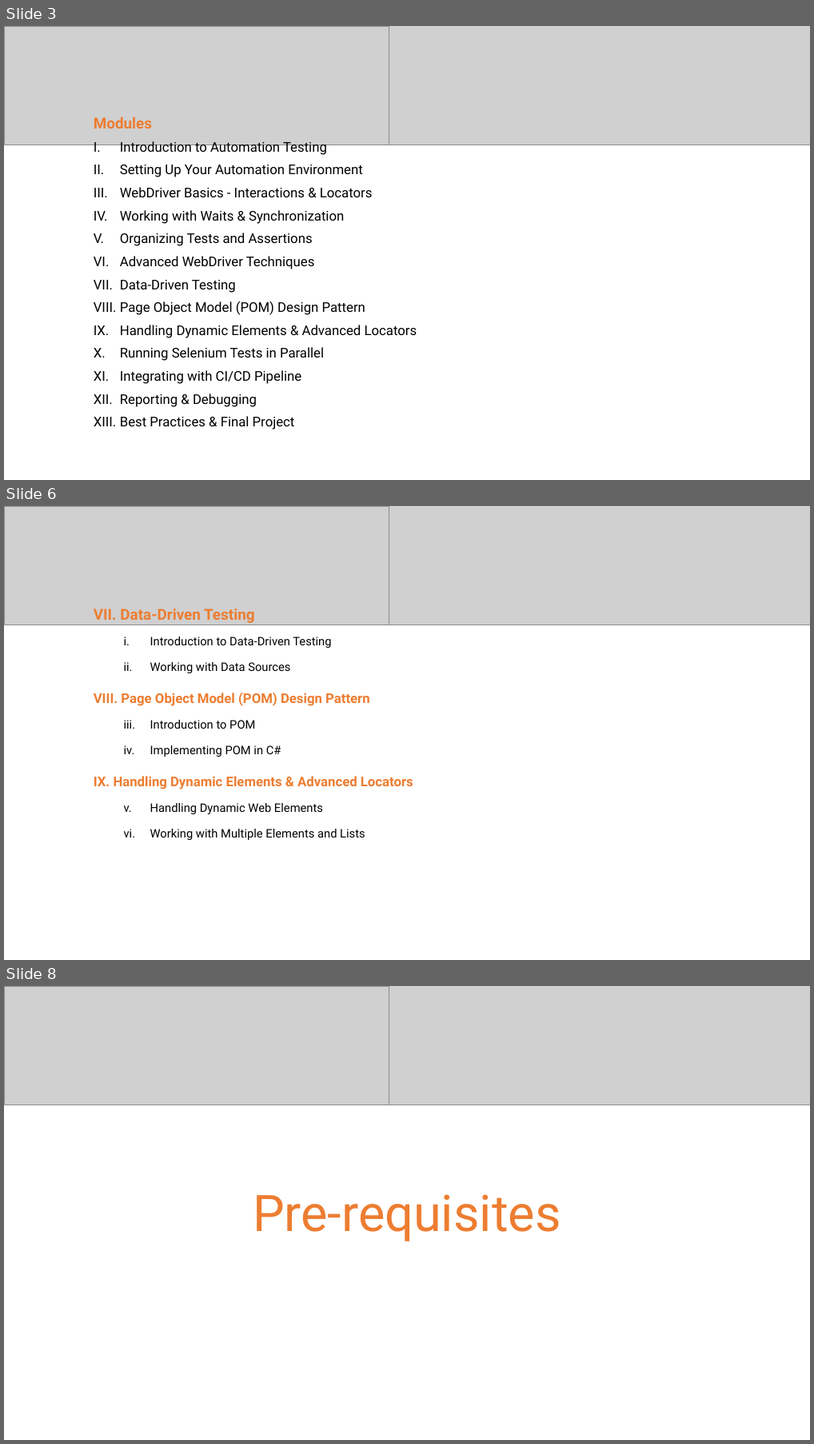
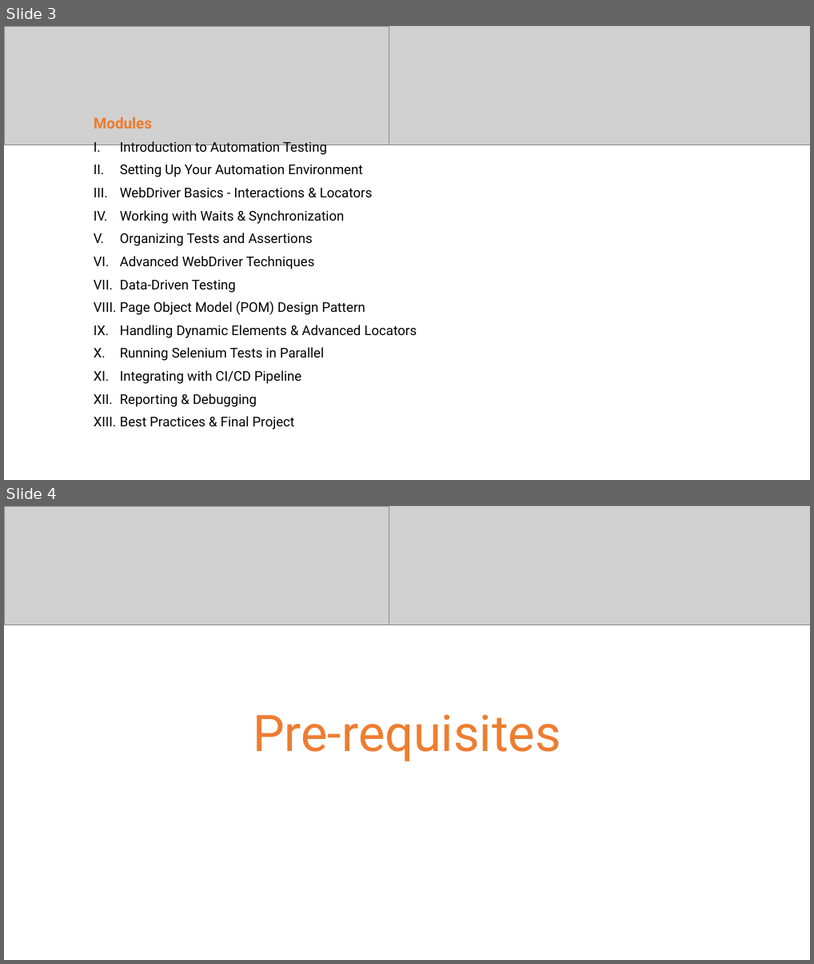
Before and after one commit to jhay0513/ATMBAutoBootCamp, a slide deck: Deck/C# Selenium Test Automation Bootcamp Kick-Off.pptx. Shown one above the other, each under a label of ours: slides 3, 6 and 8 before the commit, slides 3 and 4 after it; the slides between them are not shown. The pictures are 814x1444 and 814x964 pixels, drawn with LibreOffice and Linux fonts; fonts in the diff are those of the drawing; grey boxes stand for pictures. Boxes give left, top, right and bottom in pixels: in the first picture for what was removed or moved away, otherwise in the second. Text is boxed around its words. In the diff, an @@ line names an element or a change of style, - is before the commit and + after.

```diff
--- a/Deck/C# Selenium Test Automation Bootcamp Kick-Off.pptx
+++ b/Deck/C# Selenium Test Automation Bootcamp Kick-Off.pptx
@@ slide 6 removed at bbox=[4, 506, 810, 960], background #FFFFFF @@
@@ picture removed at bbox=[4, 506, 428, 624] @@
@@ picture removed at bbox=[390, 506, 810, 624] @@
@@ text removed at bbox=[94, 608, 414, 840] @@
-VII. Data-Driven Testing
-  i. Introduction to Data-Driven Testing
-  ii. Working with Data Sources
-VIII. Page Object Model (POM) Design Pattern
-  i. Introduction to POM
-  ii. Implementing POM in C#
-IX. Handling Dynamic Elements & Advanced Locators
-  i. Handling Dynamic Web Elements
-  ii. Working with Multiple Elements and Lists
@@ what was slide 8 is now slide 4 @@
```
Also in this commit, not shown: 3 other slides removed, 4 other files.
